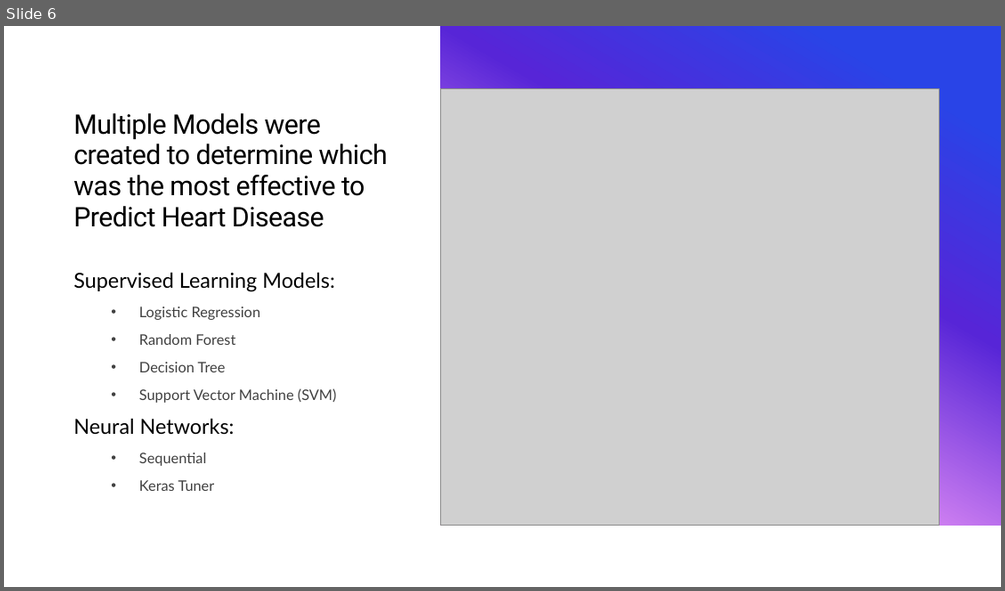
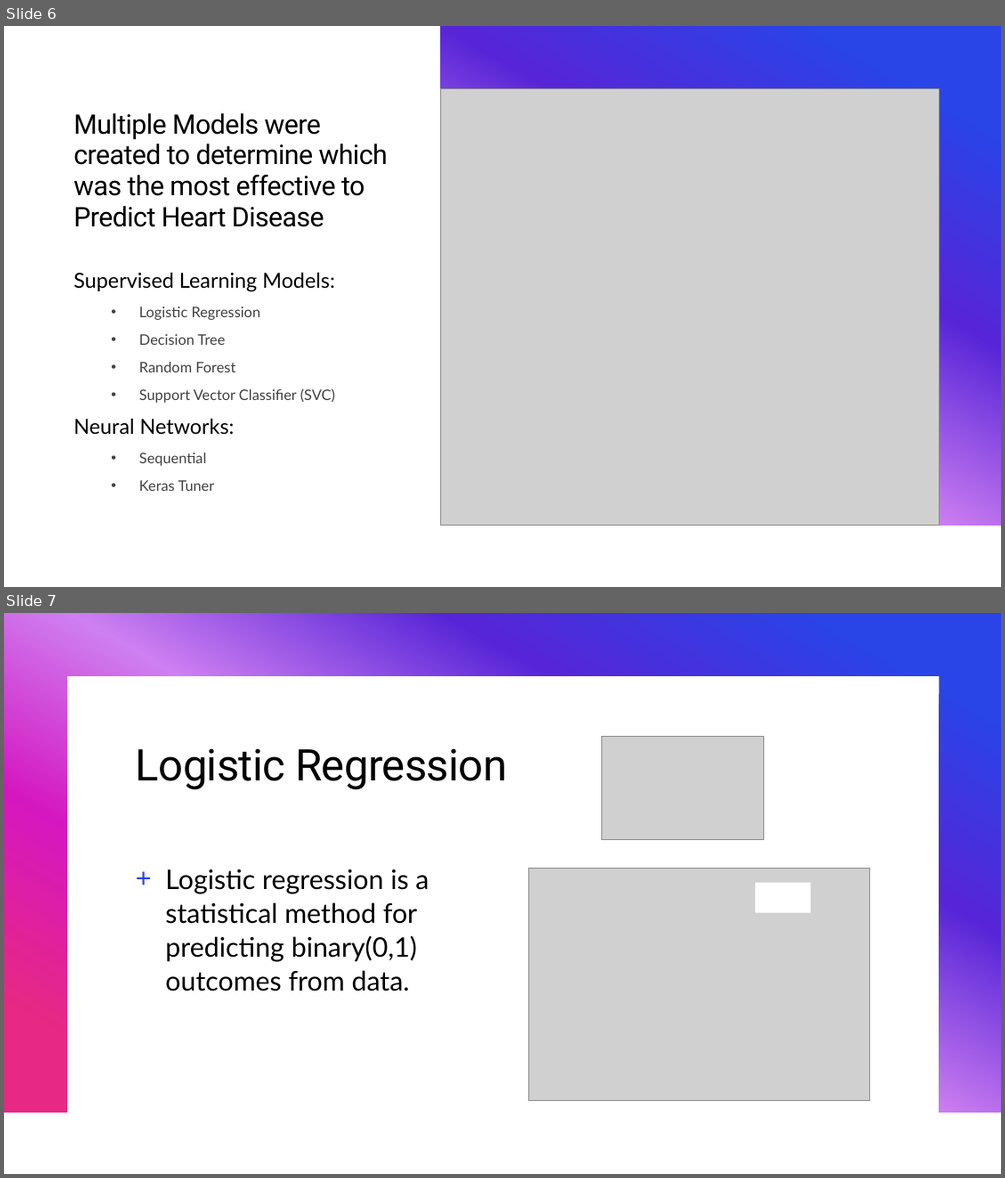
Before and after one commit to b-wild/Heart_Desiease, a slide deck: heart disease heart presentation.pptx. Shown one above the other, each under a label of ours: slide 6 before the commit, slides 6 and 7 after it. The pictures are 1005x591 and 1005x1178 pixels, drawn with LibreOffice and Linux fonts; fonts in the diff are those of the drawing; grey boxes stand for pictures. Boxes give left, top, right and bottom in pixels: in the first picture for what was removed or moved away, otherwise in the second. Text is boxed around its words. In the diff, an @@ line names an element or a change of style, - is before the commit and + after.

```diff
--- a/heart disease heart presentation.pptx
+++ b/heart disease heart presentation.pptx
@@ slide 7 added at <box>4,613,1001,1174</box>, background #FFFFFF; not listed: 1 template element that a slide beside it also shows @@
@@ picture added at <box>601,737,764,840</box> @@
@@ title added at <box>136,748,507,790</box>, 42 pt, text #000000 @@
+Logistic Regression
@@ text added at <box>165,869,429,991</box>, 26 pt, text #000000 @@
++ Logistic regression is a statistical method for predicting binary(0,1) outcomes from data.
@@ picture added at <box>529,868,870,1100</box> @@
@@ rectangle added at <box>755,882,811,912</box>, fill #FFFFFF @@
@@ slide 6 changed as well @@
@@ text at <box>139,334,226,345</box>: paragraph added @@
+  • Decision Tree
@@ text at <box>139,388,335,402</box>: text changed @@
-  • Decision Tree
-  • Support Vector Machine (SVM)
+  • Support Vector Classifier (SVC)
```
Also in this commit, not shown: 5 other slides changed, 7 other slides added, 6 slides removed, 9 other files.
